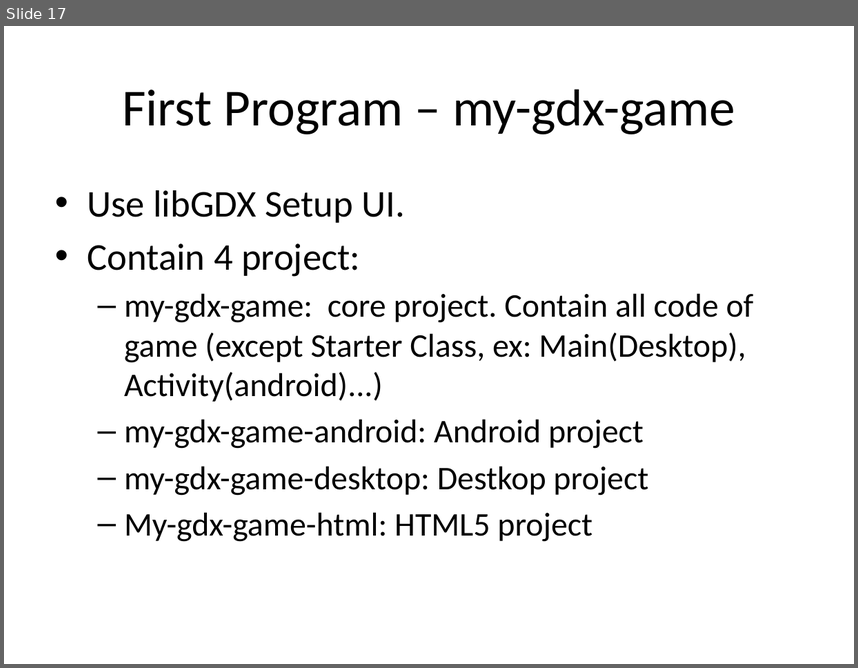
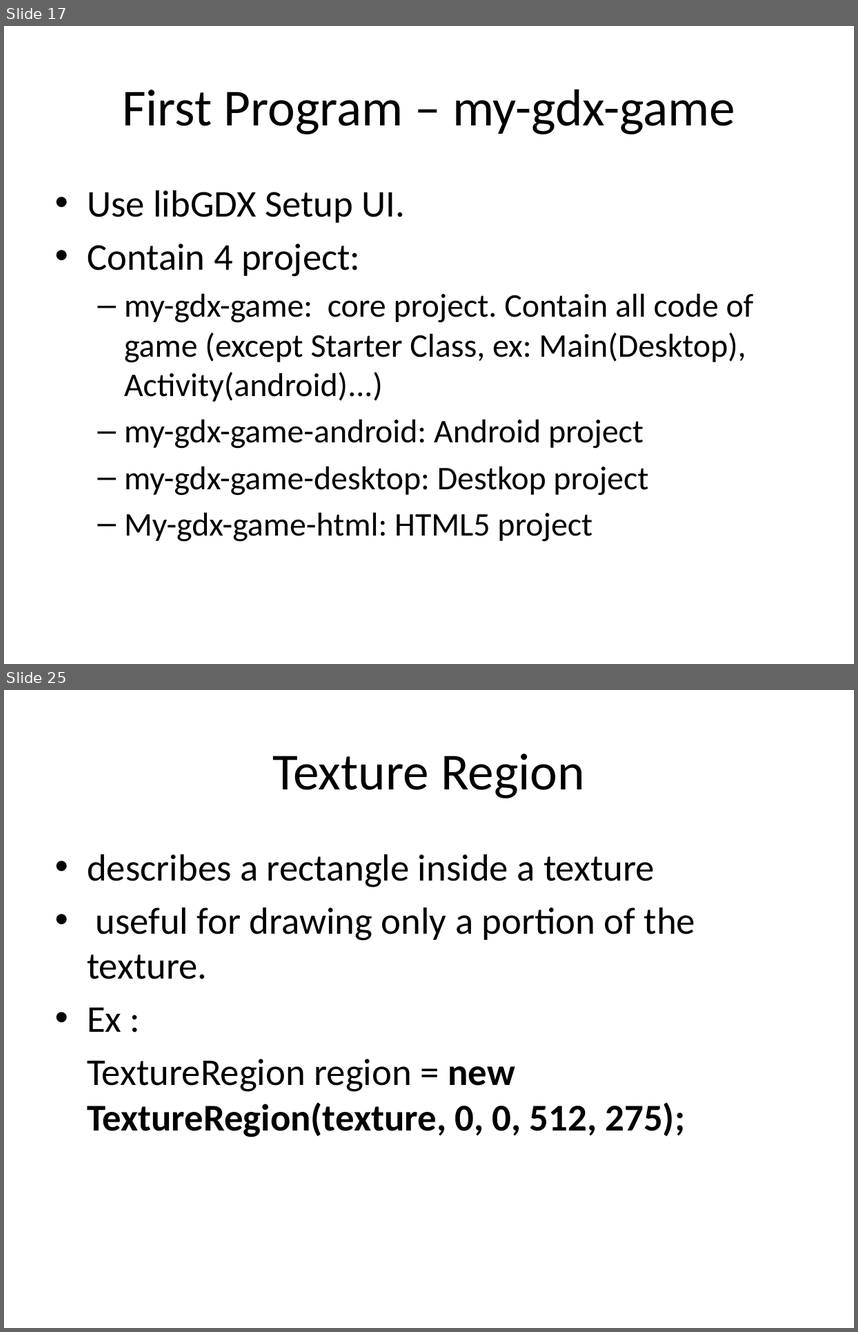
Before and after one commit to duchien85/my-gdxgame, a slide deck: Teaching/Bài 01 - Giới thiệu về Android, LibGdx.pptx. Shown one above the other, each under a label of ours: slide 17 before the commit, slides 17 and 25 after it; the slides between them are not shown. The pictures are 858x668 and 858x1332 pixels, drawn with LibreOffice and Linux fonts; fonts in the diff are those of the drawing. Boxes give left, top, right and bottom in pixels: in the first picture for what was removed or moved away, otherwise in the second. Text is boxed around its words. In the diff, an @@ line names an element or a change of style, - is before the commit and + after.

```diff
--- a/Teaching/Bài 01 - Giới thiệu về Android, LibGdx.pptx
+++ b/Teaching/Bài 01 - Giới thiệu về Android, LibGdx.pptx
@@ slide 25 added at [4,690,854,1328], background #FFFFFF @@
@@ title added at [272,753,585,798], 44 pt, text #000000 @@
+Texture Region
@@ text added at [87,854,695,1137], 32 pt, text #000000 @@
+• describes a rectangle inside a texture
+• useful for drawing only a portion of the texture.
+• Ex :
+TextureRegion region = new TextureRegion(texture, 0, 0, 512, 275);
```
Also in this commit, not shown: 66 other slides added, 1 other file.
